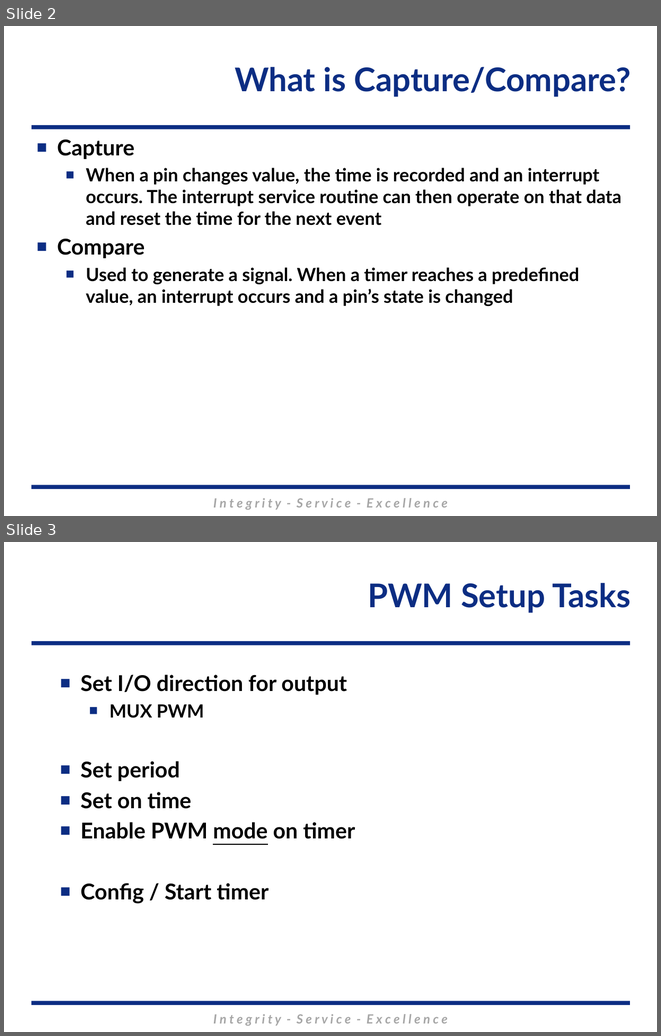
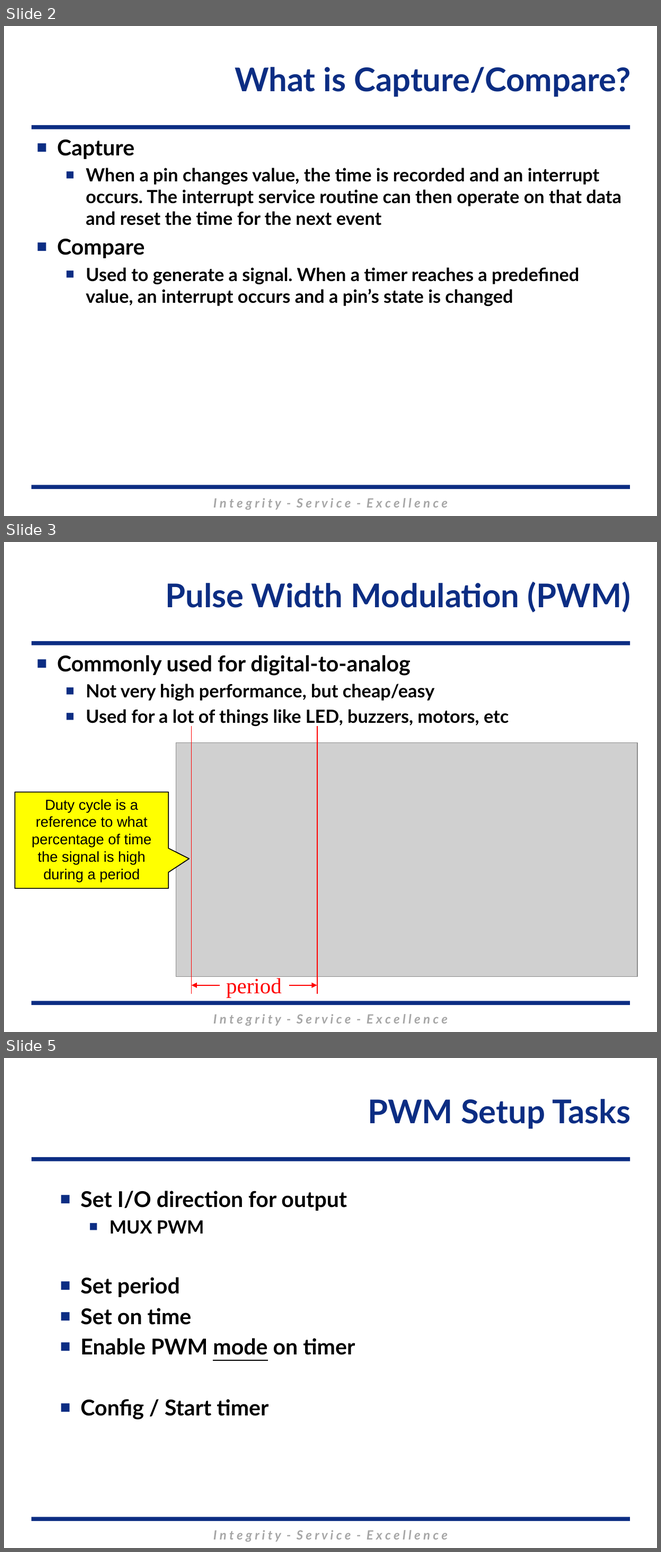
Before and after one commit to MarsUniversity/ECE382, a slide deck: source/lessons/lsn28/Lsn28.pptx. Shown one above the other, each under a label of ours: slides 2 and 3 before the commit, slides 2, 3 and 5 after it; the slides between them are not shown. The pictures are 661x1036 and 661x1552 pixels, drawn with LibreOffice and Linux fonts; fonts in the diff are those of the drawing; grey boxes stand for pictures; background and template pictures are left out. Boxes give left, top, right and bottom in pixels: in the first picture for what was removed or moved away, otherwise in the second. Text is boxed around its words. In the diff, an @@ line names an element or a change of style, - is before the commit and + after.

```diff
--- a/source/lessons/lsn28/Lsn28.pptx
+++ b/source/lessons/lsn28/Lsn28.pptx
@@ slide 3 added at <box>4,542,657,1032</box>, background #FFFFFF; not listed: 3 template elements that a slide beside it also shows @@
@@ title added at <box>165,582,631,612</box>, 36 pt, text #0C2D83, bold @@
+Pulse Width Modulation (PWM)
@@ text added at <box>57,655,509,726</box>, 20 pt, text #000000, bold @@
+■ Commonly used for digital-to-analog
+  ■ Not very high performance, but cheap/easy
+  ■ Used for a lot of things like LED, buzzers, motors, etc
@@ speech box added at <box>15,792,168,888</box>, fill #FFFF00, outline #000000 1 pt, 16 pt, text #000000 @@
+Duty cycle is a reference to what percentage of time the signal is high during a period
@@ group added at <box>176,726,638,997</box>: 2 lines, 2 arrows, 1 picture, 1 text @@
+period
@@ what was slide 3 is now slide 5 @@
```
Also in this commit, not shown: 10 slides changed, 1 other slide added, 8 other files.
